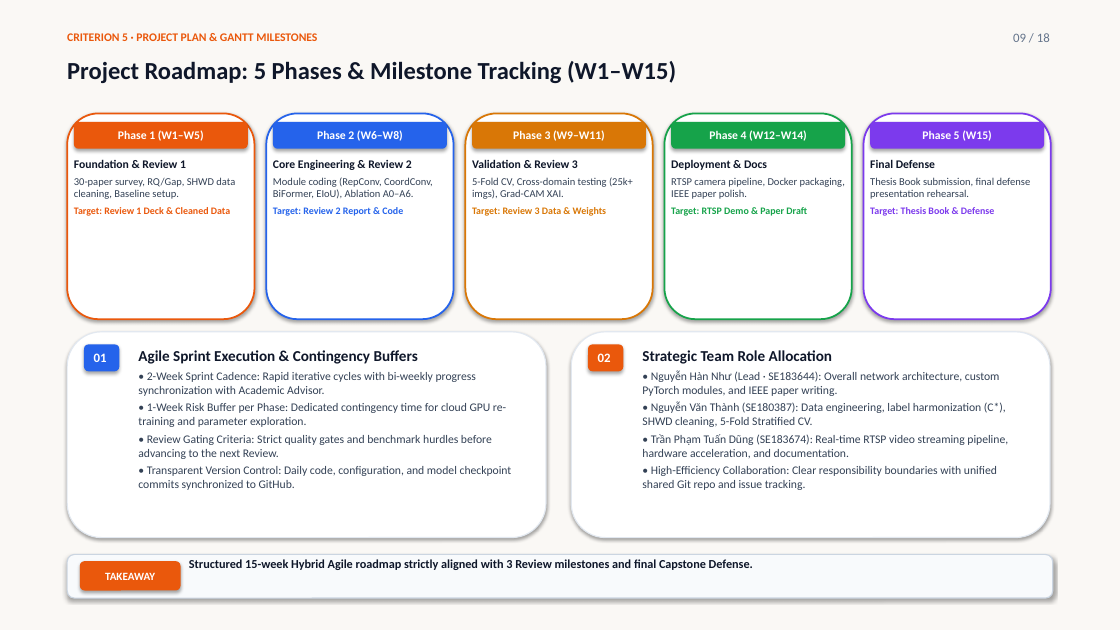
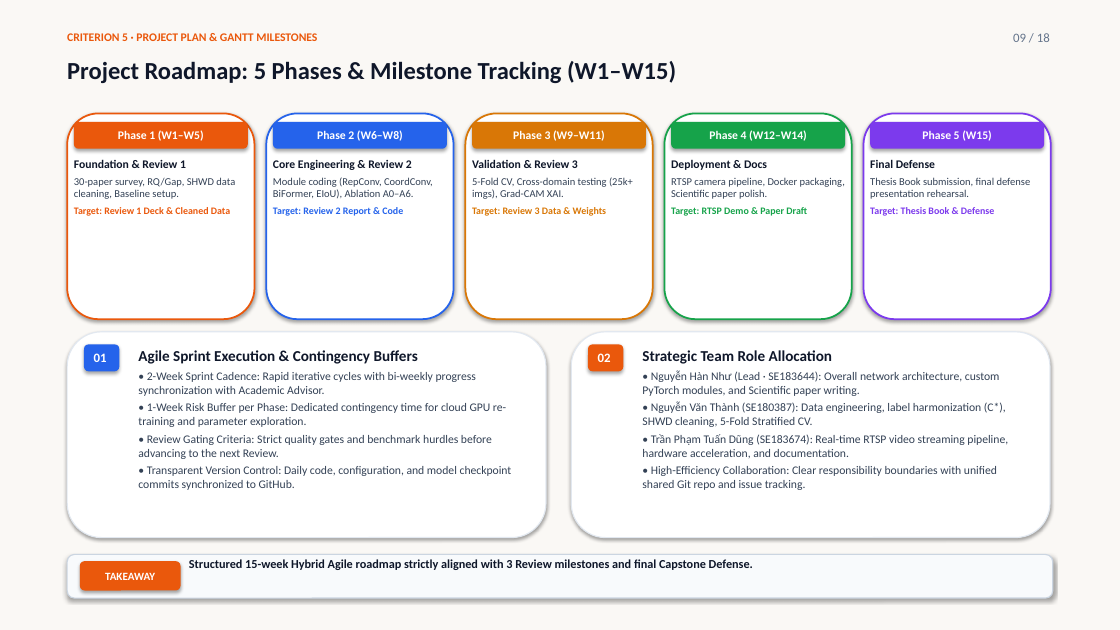
Before and after one commit to hannhu11/AI-Capstone---Rep-YOLOv11-CoordConv-BiFormer-Focal-EIoU, a slide deck: slide 2 of review_1_main/Slides_Muc_8_9_10_11_12.pptx. Drawn at 1120x630 pixels with LibreOffice and Linux fonts; fonts in the diff are those of the drawing. Boxes give left, top, right and bottom in pixels: in the first picture for what was removed or moved away, otherwise in the second. Text is boxed around its words. In the diff, an @@ line names an element or a change of style, - is before the commit and + after.

Commit message:
feat(review1): Refactor research paper plan to publication-ready manuscript targeting peer-reviewed venues without rigid Q1 commitments

```diff
--- a/review_1_main/Slides_Muc_8_9_10_11_12.pptx
+++ b/review_1_main/Slides_Muc_8_9_10_11_12.pptx
@@ text at box(671, 177, 845, 199): text changed @@
-RTSP camera pipeline, Docker packaging, IEEE paper polish.
+RTSP camera pipeline, Docker packaging, Scientific paper polish.
@@ text at box(642, 370, 1000, 396): text changed @@
-• Nguyễn Hàn Như (Lead · SE183644): Overall network architecture, custom PyTorch modules, and IEEE paper writing.
+• Nguyễn Hàn Như (Lead · SE183644): Overall network architecture, custom PyTorch modules, and Scientific paper writing.
```
Also in this commit, not shown: 2 other slides changed, 10 other files.
